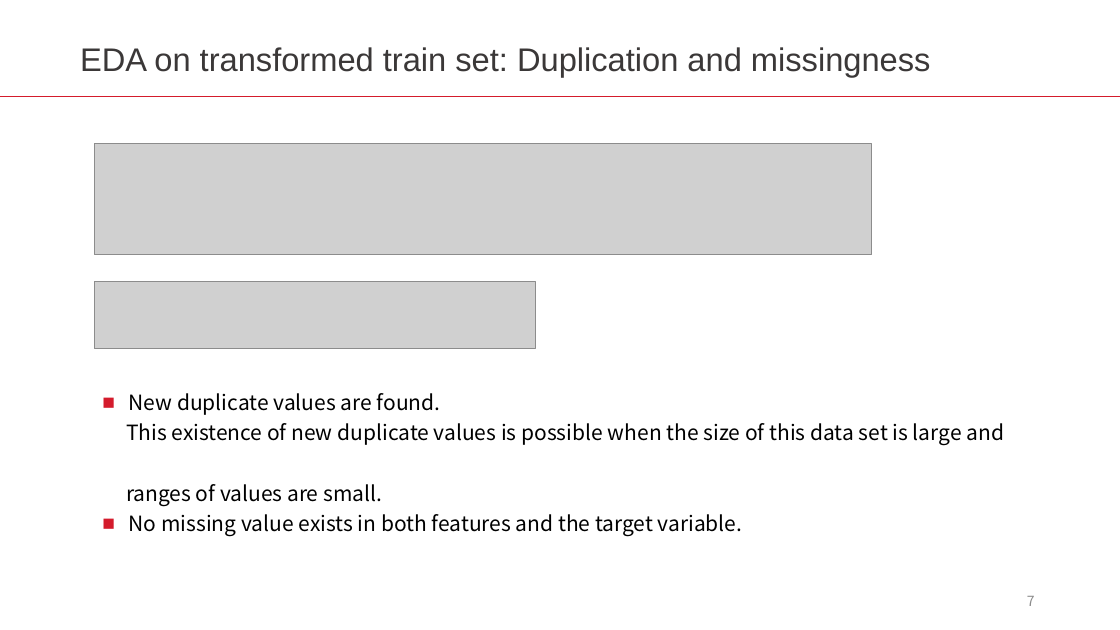
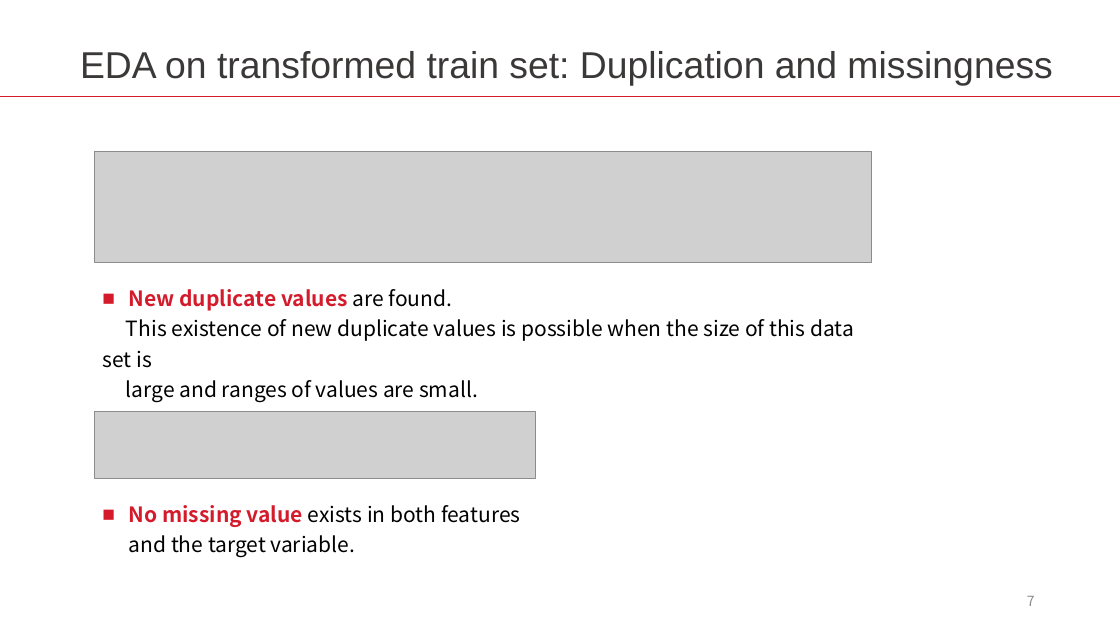
Before and after one commit to LiyangSong/Advertisement-CTR-Prediction, a slide deck: slide 7 of submissions/phase2/prep.pptx. Drawn at 1120x630 pixels with LibreOffice and Linux fonts; fonts in the diff are those of the drawing; grey boxes stand for pictures. Boxes give left, top, right and bottom in pixels: in the first picture for what was removed or moved away, otherwise in the second. Text is boxed around its words. In the diff, an @@ line names an element or a change of style, - is before the commit and + after.

```diff
--- a/submissions/phase2/prep.pptx
+++ b/submissions/phase2/prep.pptx
@@ text "EDA on transformed train set: ..." at (80, 51, 1052, 86): size 28 to 32 pt @@
@@ picture: place and size @@
-picture at (94, 144, 872, 255)
+picture at (94, 152, 872, 263)
@@ text "New duplicate values are found.": place and size @@
-text "New duplicate values are found." at (126, 393, 1004, 536)
+text "New duplicate values are found." at (102, 289, 854, 402)
@@ text at (129, 289, 453, 311): text colour #000000 to #D41B2C, bold on in "New duplicate values" @@
@@ text at (102, 319, 854, 402): text changed @@
-This existence of new duplicate values is possible when the size of this data set is large and
-ranges of values are small.
-■ No missing value exists in both features and the target variable.
+This existence of new duplicate values is possible when the size of this data set is
+large and ranges of values are small.
@@ picture: place and size @@
-picture at (94, 281, 535, 349)
+picture at (94, 411, 535, 478)
@@ text added at (129, 505, 520, 557), 18 pt, text #000000 @@
+■ No missing value exists in both features and the target variable.
```
Also in this commit, not shown: 9 other slides changed, 3 other files.
